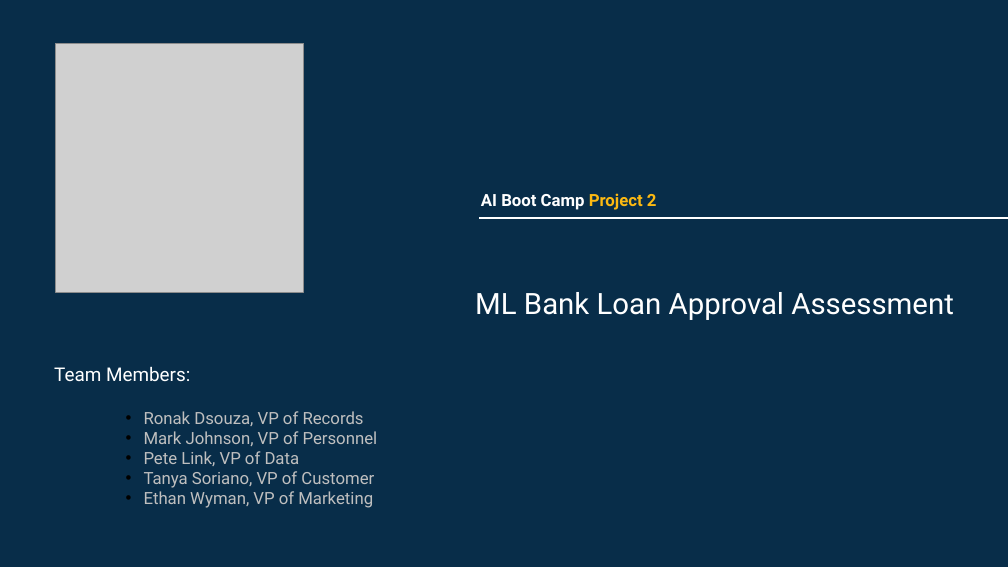
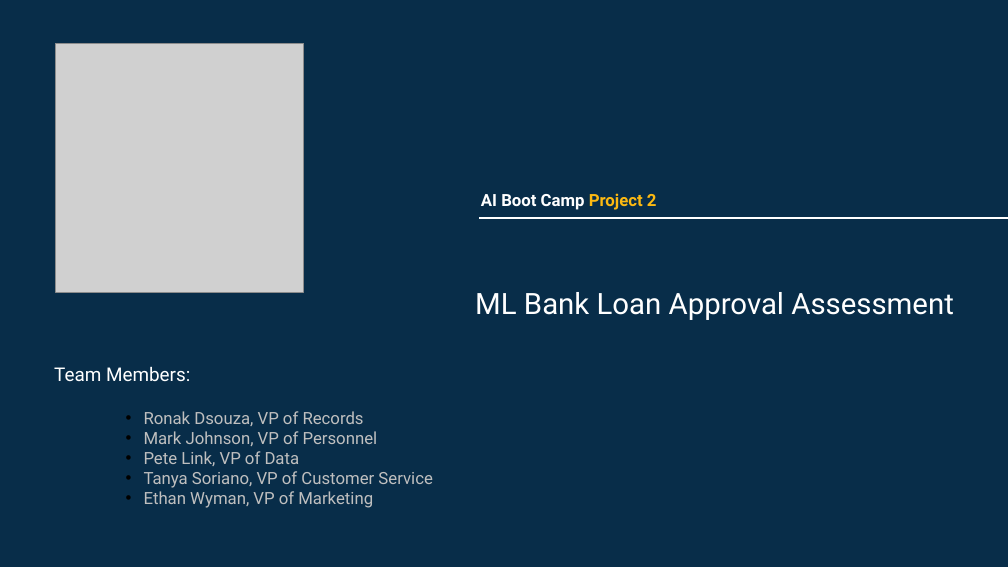
Before and after one commit to Pete1001/ML-Bank, a slide deck: slide 1 of Resources/ML-Bank.pptx. Drawn at 1008x567 pixels with LibreOffice and Linux fonts; fonts in the diff are those of the drawing; grey boxes stand for pictures. Boxes give left, top, right and bottom in pixels: in the first picture for what was removed or moved away, otherwise in the second. Text is boxed around its words. In the diff, an @@ line names an element or a change of style, - is before the commit and + after.

```diff
--- a/Resources/ML-Bank.pptx
+++ b/Resources/ML-Bank.pptx
@@ text at (144,471,432,488): text changed @@
-        • Tanya Soriano, VP of Customer
+        • Tanya Soriano, VP of Customer Service
```
Also in this commit, not shown: 7 other slides changed, 3 slides added.
